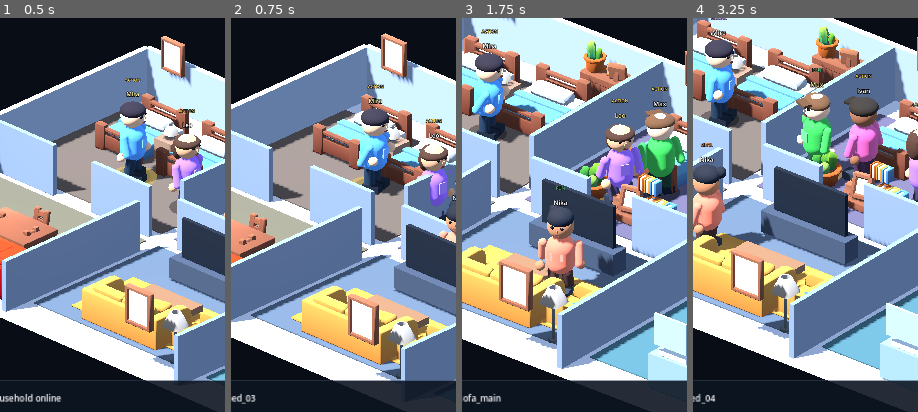
Above: before the commit, frames 1-4 (left to right).
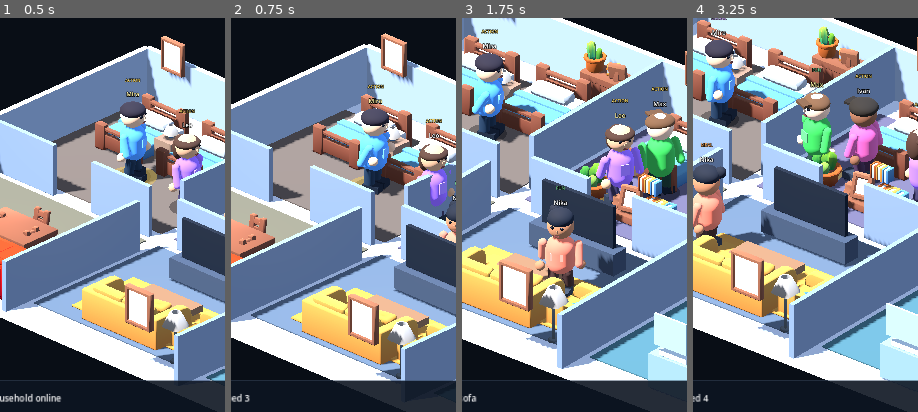
Above: after the commit, the same moments.

Repository: motomotoo2001-maker/lifebox-live
Game: Godot game, scene res://scenes/debug/visual_showcase.tscn
Same seed, same stepped clock (60 frames per second), same inputs: the game is played once before the commit and once after it. The project has no main scene, so this scene is started directly.
Inputs (mouse positions are % of the whole screen's width and height, from its top left):
- Up to frame 1 (0.5 s): no input
- Up to frame 2 (0.75 s): tap Enter at 0.5 s; move the mouse to (72, 45) at 0.52 s; tap 1 at 0.6 s; click (72, 45) at 0.67 s
- Up to frame 3 (1.75 s): tap Space at 0.77, 1.52 s; move the mouse to (30, 55) at 1.27 s; tap 2 at 1.35 s; click (30, 55) at 1.42 s
- Up to frame 4 (3.25 s): move the mouse to (60, 28) at 2.02 s; tap 3 at 2.1 s; click (60, 28) at 2.17 s; move the mouse to (45, 70) at 2.77 s; tap 4 at 2.85 s; click (45, 70) at 2.92 s; tap Space at 3.02 s
The pictures show only the part of the screen within x 21-71%, y 33-83%; the shares and areas given below are measured in that part.

Frame 1 is identical in both runs. In frame 2, less than 0.1% of the frame differs, in the area x 4-12%, y 95-98%; in frame 3, 0.1%, in the area x 6-18%, y 95-98%; in frame 4, less than 0.1%.

Commit message:
ui: label household destinations and add Plan 13 checkpoint

Diff:
--- a/scripts/presentation/visual_simulation_shell.gd
+++ b/scripts/presentation/visual_simulation_shell.gd
@@ -463,6 +463,27 @@
 
 	return errors
 
+func _target_display_name(target_id: StringName) -> String:
+	match target_id:
+		&"fridge_main":
+			return "fridge"
+		&"sofa_main":
+			return "sofa"
+		&"shower_main":
+			return "shower"
+		&"tv_main":
+			return "TV"
+		&"bathroom_sink_main":
+			return "bathroom sink"
+		&"bookshelf_main":
+			return "bookshelf"
+
+	var raw := str(target_id)
+	if raw.begins_with("bed_"):
+		var number := raw.trim_prefix("bed_").to_int()
+		return "bed %d" % number
+	return raw.replace("_", " ")
+
 func _on_actor_arrived(character_id: StringName) -> void:
 	if _world == null:
 		return
@@ -475,7 +496,12 @@
 	var display_name := (
 		character.display_name if character != null else str(character_id)
 	)
-	hud.set_latest_event("%s arrived at %s" % [display_name, target_id])
+	hud.set_latest_event(
+		"%s arrived at %s" % [
+			display_name,
+			_target_display_name(target_id),
+		]
+	)
 	var actor := actor_for(character_id)
 	if camera_director != null and actor != null:
 		camera_director.suggest_focus(
@@ -497,7 +523,12 @@
 	var display_name := (
 		character.display_name if character != null else str(character_id)
 	)
-	hud.set_latest_event("%s movement failed: %s" % [display_name, target_id])
+	hud.set_latest_event(
+		"%s could not reach %s" % [
+			display_name,
+			_target_display_name(target_id),
+		]
+	)
 	_active_target_ids.erase(character_id)
 
 func _clear_actors() -> void:
Not shown, added: .github/workflows/plan13-visual-capture.yml
